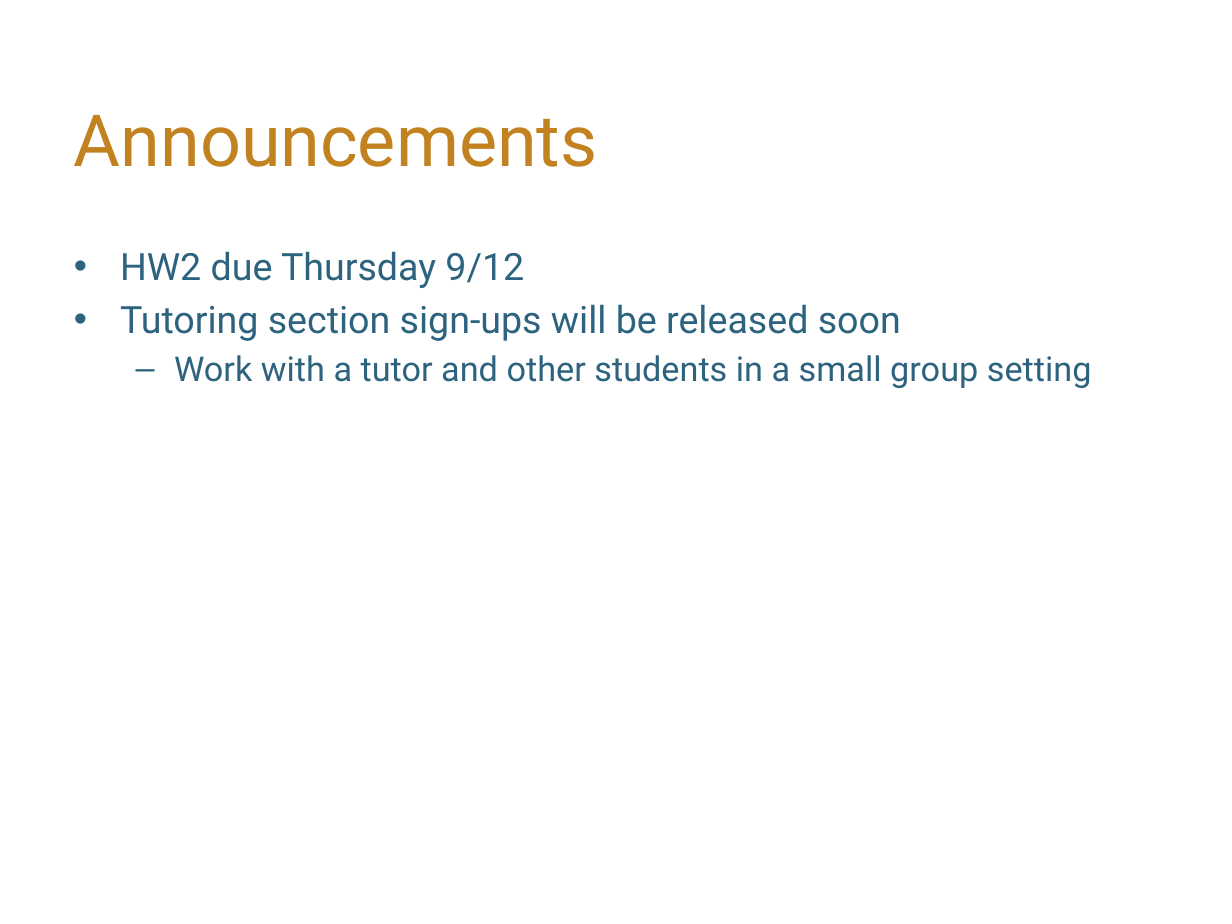
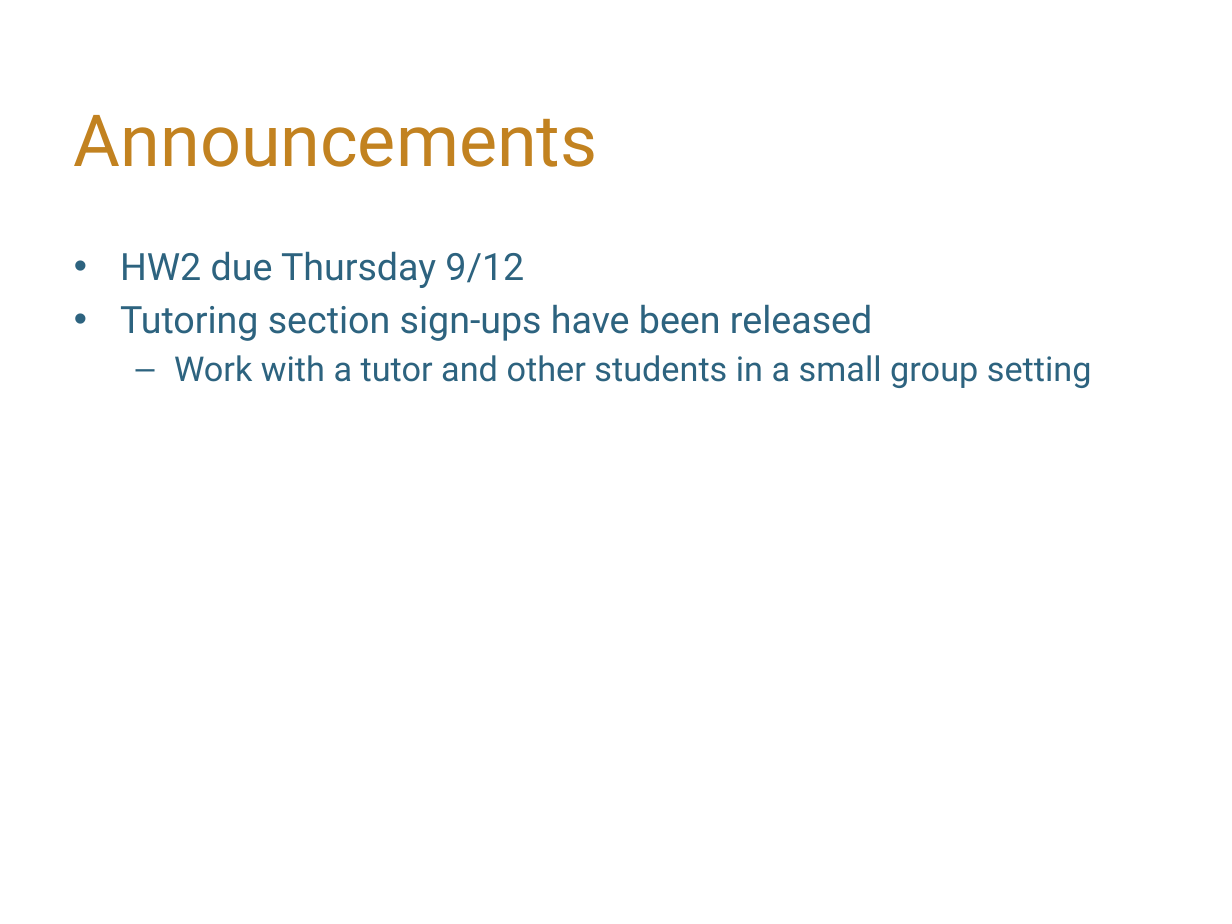
Before and after one commit to hLuo27/teaching, a slide deck: slide 25 of data8/slides/lab2.pptx (slide 24 before the commit). Drawn at 1232x924 pixels with LibreOffice and Linux fonts; fonts in the diff are those of the drawing; background and template pictures are left out. Boxes give left, top, right and bottom in pixels: in the first picture for what was removed or moved away, otherwise in the second. Text is boxed around its words. In the diff, an @@ line names an element or a change of style, - is before the commit and + after.

```diff
--- a/data8/slides/lab2.pptx
+++ b/data8/slides/lab2.pptx
@@ text at box(120, 304, 872, 341): text changed @@
-• Tutoring section sign-ups will be released soon
+• Tutoring section sign-ups have been released
```
Also in this commit, not shown: 1 slide added, 2 other files.
